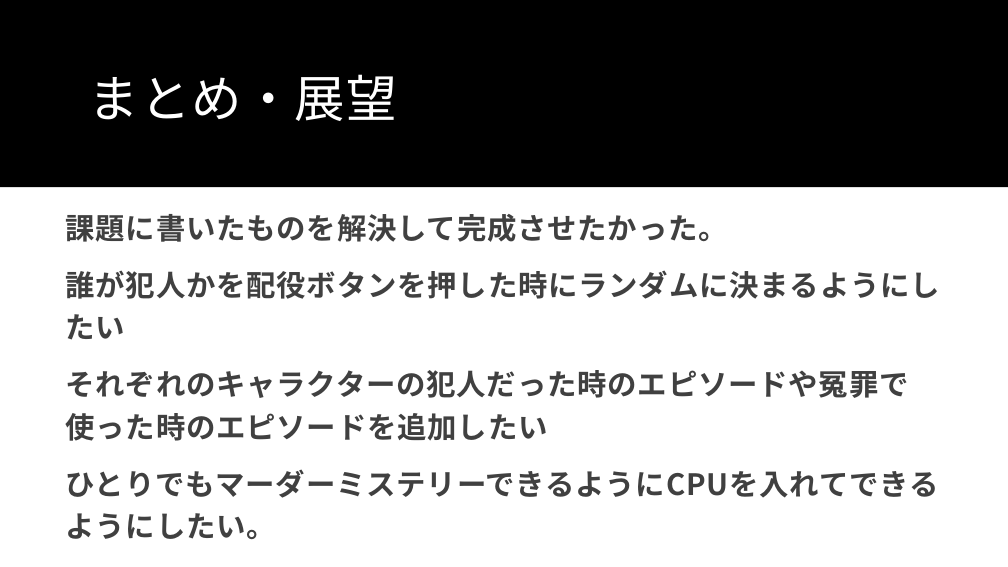
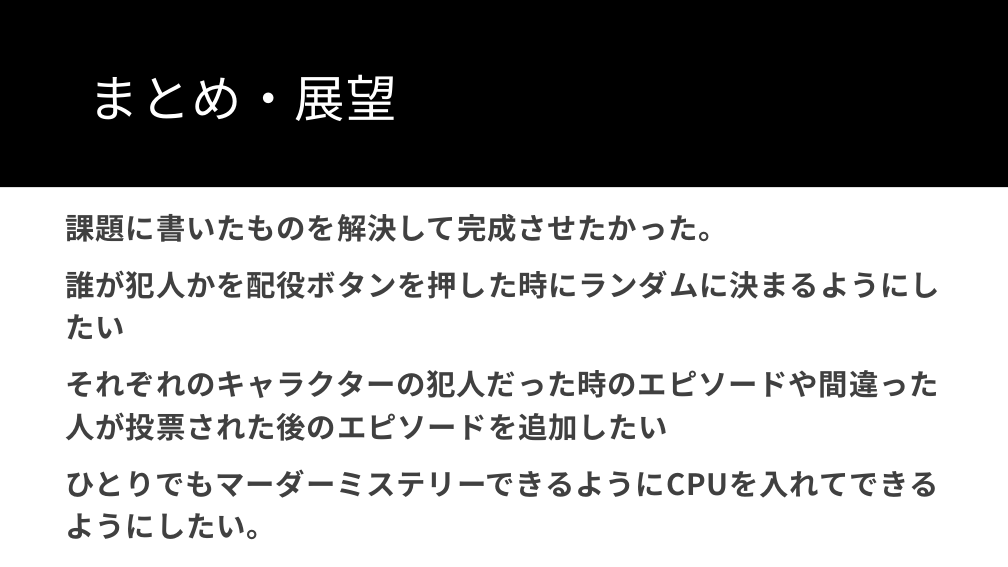
Before and after one commit to Wtnbtkm/flutter_application_1, a slide deck: slide 23 of プレゼン用.pptx. Drawn at 1008x567 pixels with LibreOffice and Linux fonts; fonts in the diff are those of the drawing. Boxes give left, top, right and bottom in pixels: in the first picture for what was removed or moved away, otherwise in the second. Text is boxed around its words. In the diff, an @@ line names an element or a change of style, - is before the commit and + after.

```diff
--- a/プレゼン用.pptx
+++ b/プレゼン用.pptx
@@ text at box(66, 370, 939, 441): text changed @@
-それぞれのキャラクターの犯人だった時のエピソードや冤罪で使った時のエピソードを追加したい
+それぞれのキャラクターの犯人だった時のエピソードや間違った人が投票された後のエピソードを追加したい
```
Also in this commit, not shown: 3 other slides changed.
